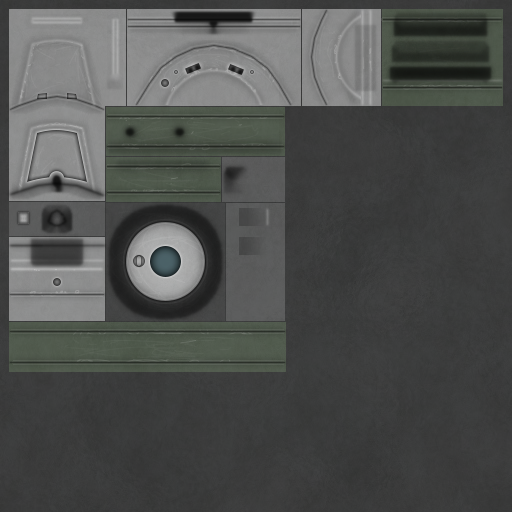
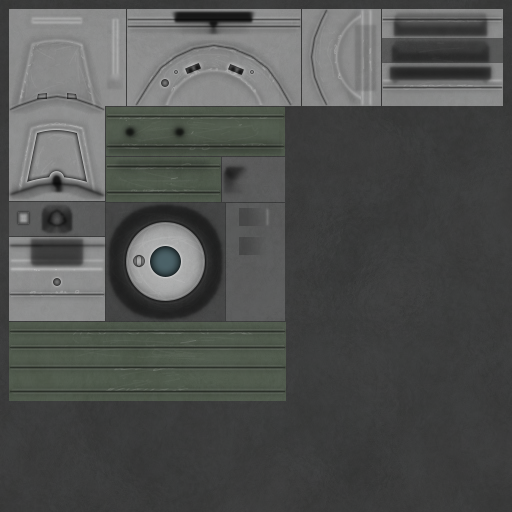
Layered file, before and after one edit (512x512). Changes by layer:
painted on "high 1" over (21, 77, 503, 227)
painted on "b" (2nd of 6, in "b") over (10, 347, 285, 392)
painted on "b highre" over (73, 18, 483, 392)
painted on "b high" over (9, 10, 503, 395)
painted on "b grime 2" over (116, 42, 476, 389)
painted on "b grime 1" over (8, 341, 286, 401)
painted on "b" (6th of 6) over (9, 9, 503, 401)
